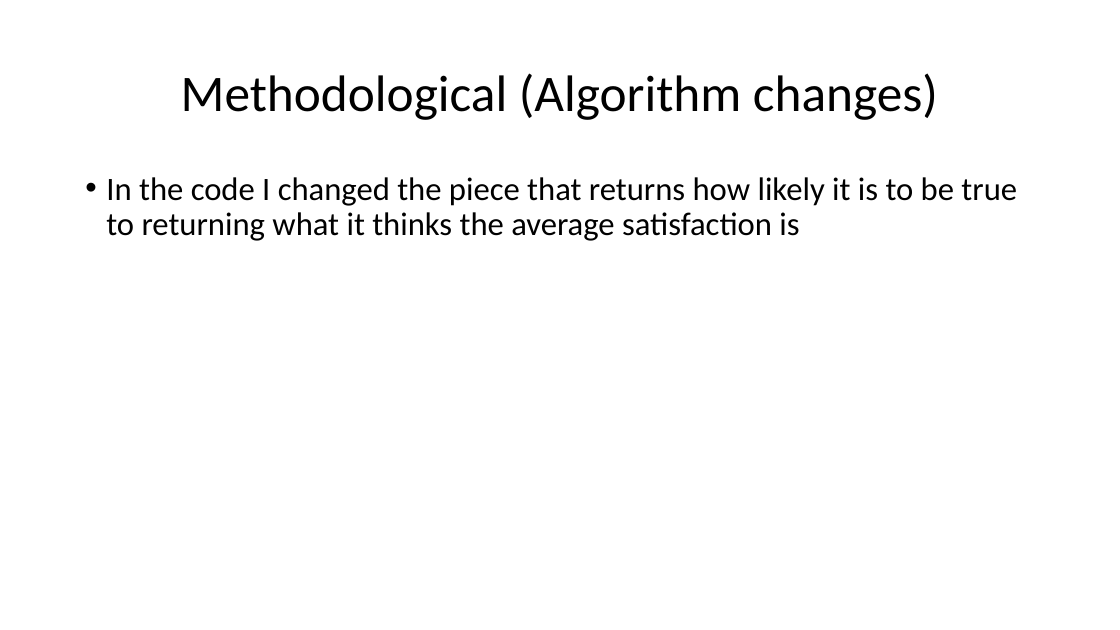
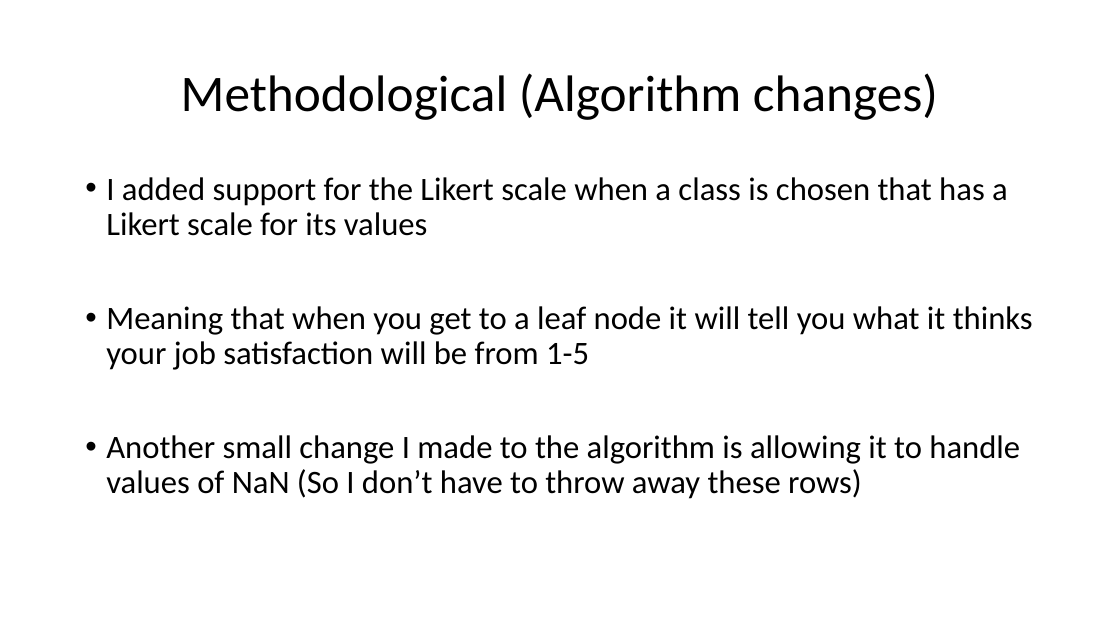
Before and after one commit to Iotaslair/DM-ML-Personal-Project, a slide deck: slide 12 of Presentation.pptx. Drawn at 1120x630 pixels with LibreOffice and Linux fonts; fonts in the diff are those of the drawing. Boxes give left, top, right and bottom in pixels: in the first picture for what was removed or moved away, otherwise in the second. Text is boxed around its words. In the diff, an @@ line names an element or a change of style, - is before the commit and + after.

```diff
--- a/Presentation.pptx
+++ b/Presentation.pptx
@@ text at box(106, 177, 1033, 499): text changed @@
-• In the code I changed the piece that returns how likely it is to be true to returning what it thinks the average satisfaction is
+• I added support for the Likert scale when a class is chosen that has a Likert scale for its values
+• Meaning that when you get to a leaf node it will tell you what it thinks your job satisfaction will be from 1-5
+• Another small change I made to the algorithm is allowing it to handle values of NaN (So I don’t have to throw away these rows)
```
Also in this commit, not shown: 11 other slides changed, 1 slide added, 1 other file.
